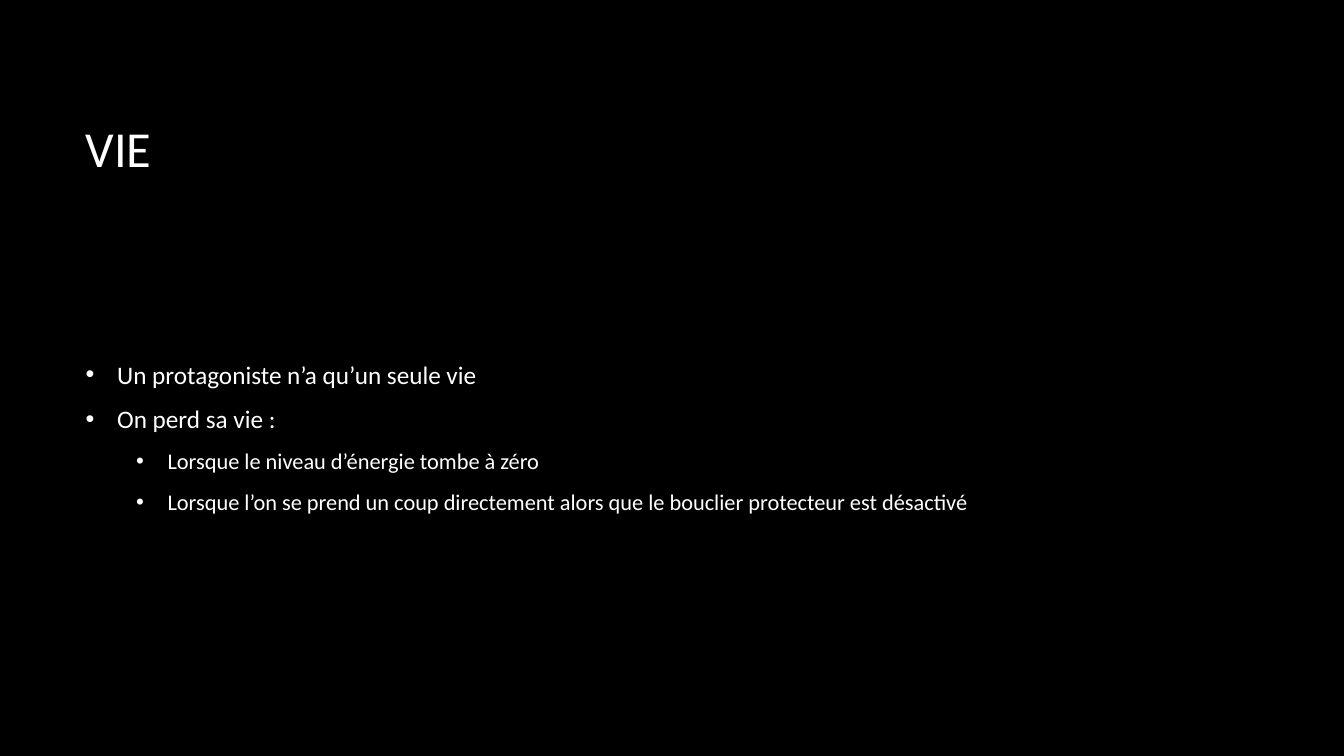
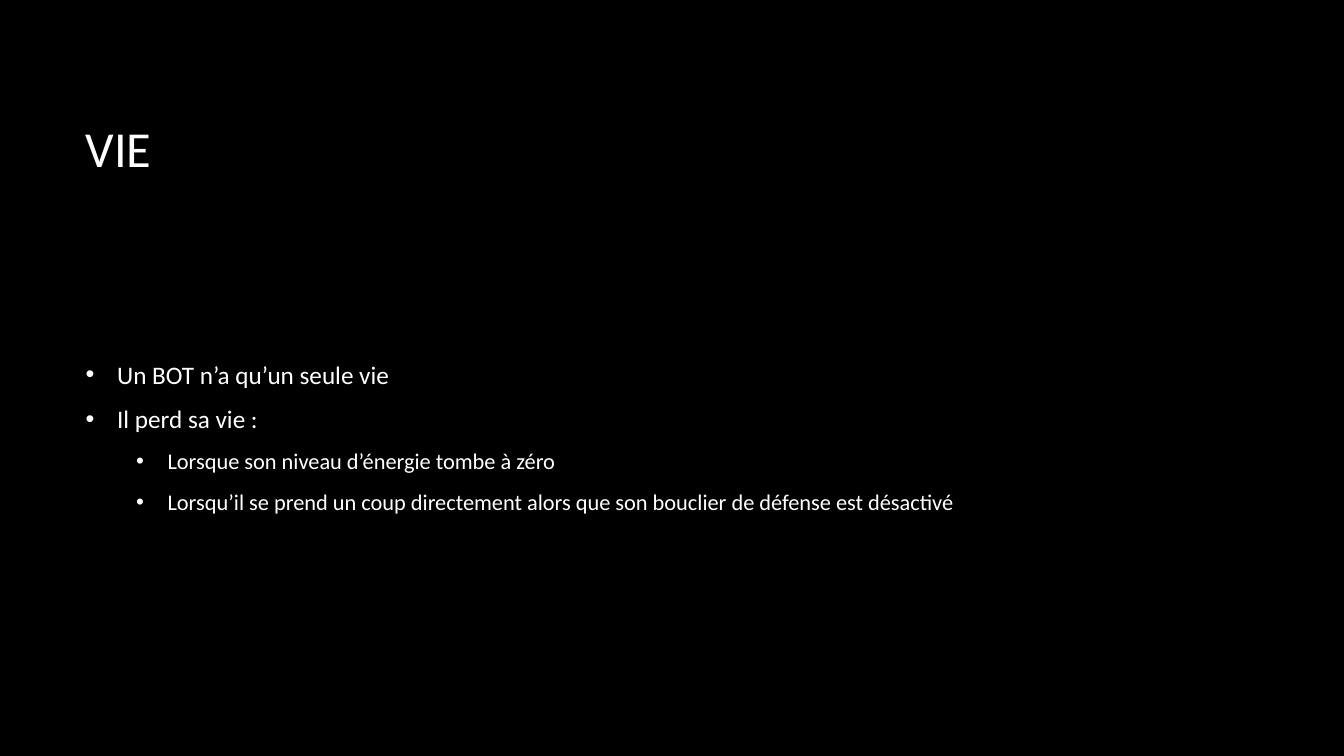
Before and after one commit to BorisFR/BattleIA, a slide deck: slide 10 of Battle IA.pptx (slide 8 before the commit). Drawn at 1344x756 pixels with LibreOffice and Linux fonts; fonts in the diff are those of the drawing; background and template pictures are left out. Boxes give left, top, right and bottom in pixels: in the first picture for what was removed or moved away, otherwise in the second. Text is boxed around its words. In the diff, an @@ line names an element or a change of style, - is before the commit and + after.

```diff
--- a/Battle IA.pptx
+++ b/Battle IA.pptx
@@ text at bbox=[117, 366, 953, 514]: text changed @@
-• Un protagoniste n’a qu’un seule vie
-• On perd sa vie :
-  • Lorsque le niveau d’énergie tombe à zéro
-  • Lorsque l’on se prend un coup directement alors que le bouclier protecteur est désactivé
+• Un BOT n’a qu’un seule vie
+• Il perd sa vie :
+  • Lorsque son niveau d’énergie tombe à zéro
+  • Lorsqu’il se prend un coup directement alors que son bouclier de défense est désactivé
```
Also in this commit, not shown: 8 other slides changed, 2 slides added, 11 other files.
